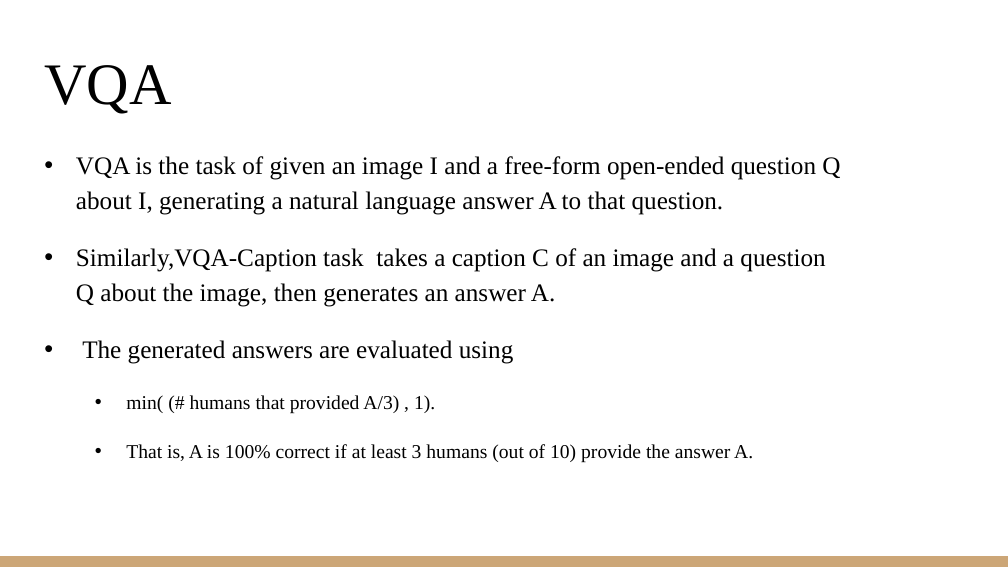
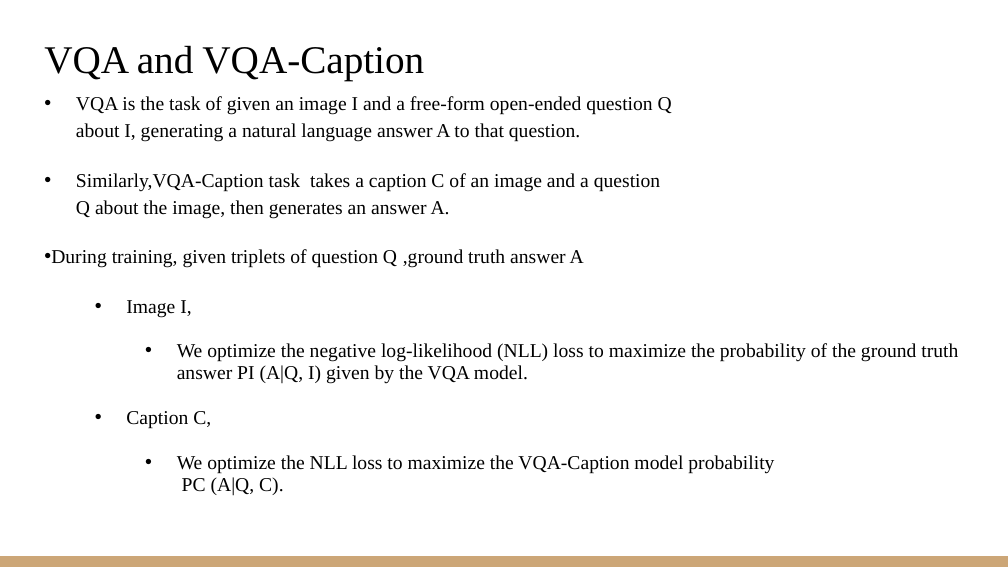
Before and after one commit to VarunBohara/Mini-Project-Documents, a slide deck: slide 13 of Literature Survey 2.pptx (slide 15 before the commit). Drawn at 1008x567 pixels with LibreOffice and Linux fonts; fonts in the diff are those of the drawing. Boxes give left, top, right and bottom in pixels: in the first picture for what was removed or moved away, otherwise in the second. Text is boxed around its words. In the diff, an @@ line names an element or a change of style, - is before the commit and + after.

```diff
--- a/Literature Survey 2.pptx
+++ b/Literature Survey 2.pptx
@@ title at [44, 45, 424, 81]: text changed; size 42 to 28 pt @@
-VQA
+VQA and VQA-Caption
@@ text "VQA is the task of ...": place and size @@
-text "VQA is the task of ..." at [76, 156, 840, 463]
+text "VQA is the task of ..." at [51, 96, 958, 496]
@@ text at [76, 96, 672, 219]: size 18 to 14 pt in "VQA is the task of given an ...", "Similarly,VQA-Caption task takes a caption C of ..." @@
@@ text at [51, 249, 958, 496]: text changed @@
-• The generated answers are evaluated using
-  • min( (# humans that provided A/3) , 1).
-  • That is, A is 100% correct if at least 3 humans (out of 10) provide the answer A.
+  • During training, given triplets of question Q ,ground truth answer A
+  • Image I,
+    • We optimize the negative log-likelihood (NLL) loss to maximize the probability of the ground truth answer PI (A|Q, I) given by the VQA model.
+  • Caption C,
+    • We optimize the NLL loss to maximize the VQA-Caption model probability
+      PC (A|Q, C).
```
Also in this commit, not shown: 1 other slide changed, 3 slides removed.
